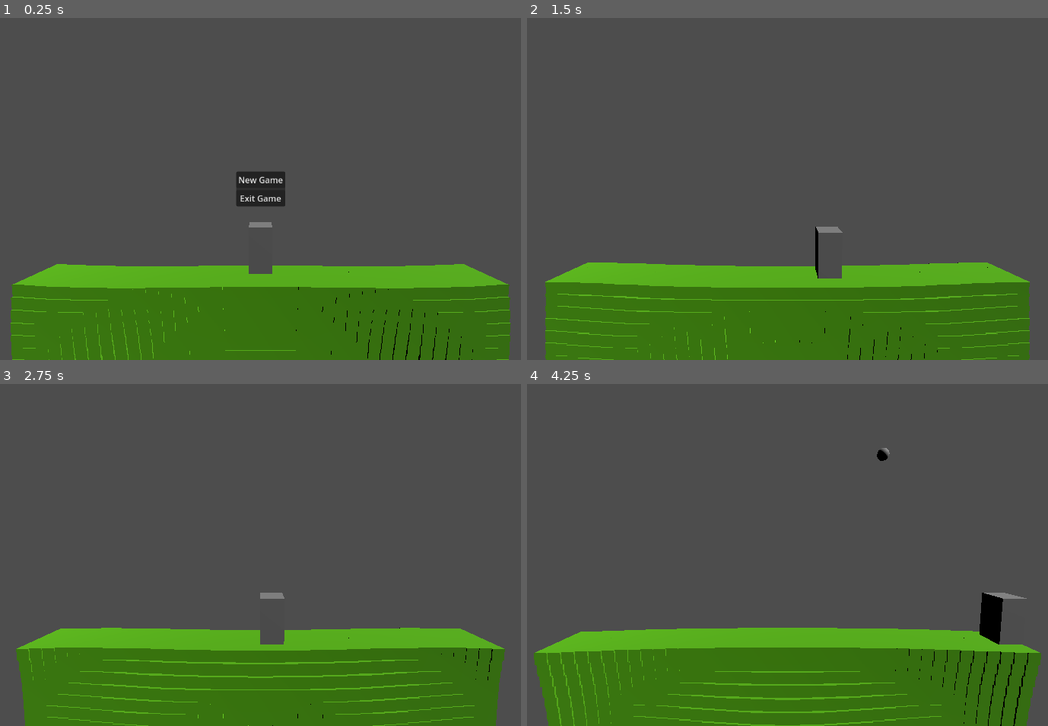
Above: before the commit, frames 1-4 (two rows, left to right).
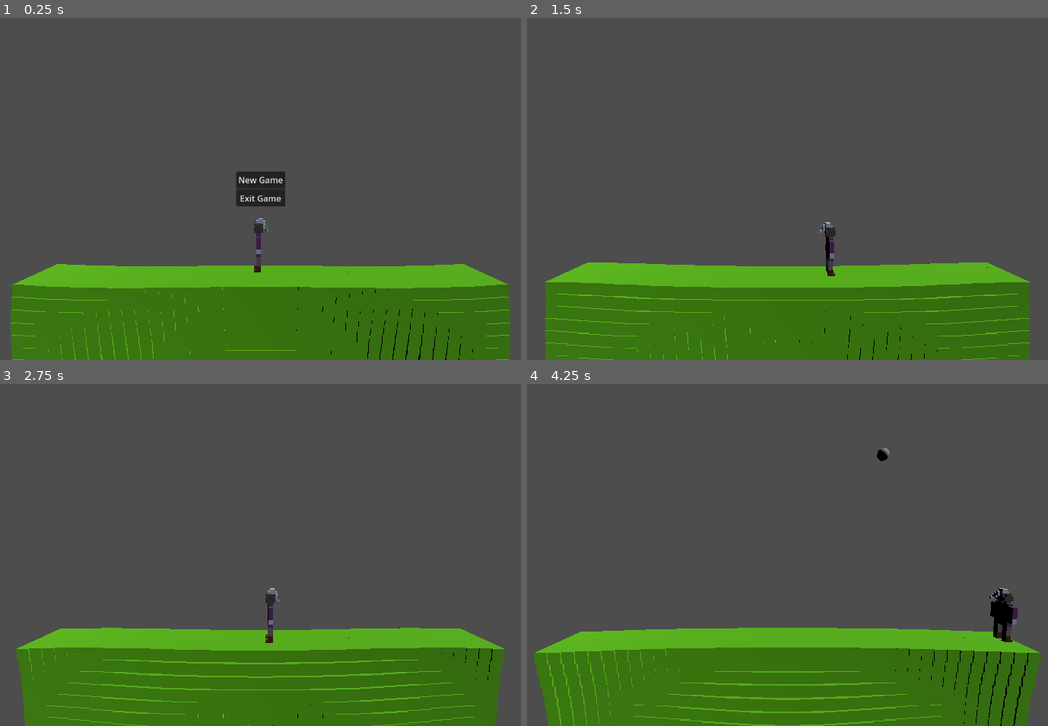
Above: after the commit, the same moments.

Repository: Morswin/NasuPollo
Game: Godot game, scene res://game.tscn
Two runs of this game, one before a commit and one after it. Both use one fixed random seed, a clock stepped at 60 frames per second and the inputs below.
Inputs:
- Up to frame 1 (0.25 s): no input
- Up to frame 2 (1.5 s): click "New Game" at 0.5 s; hold D (MoveRight) from 1.28 s (still down)
- Up to frame 3 (2.75 s): tap Space (Jump) at 1.52, 2.27 s; release D (MoveRight) at 2.03 s; hold A (MoveLeft) from 2.03 s (still down)
- Up to frame 4 (4.25 s): release A (MoveLeft) at 2.78 s; hold D (MoveRight) from 2.78 s (still down); tap Space (Jump) at 3.77 s

The runs differ from the first frame. In frame 1, 0.3% of the frame differs, in the area x 47-53%, y 58-75%; in frame 2, 0.5%; in frame 3, 0.4%; in frame 4, 0.8%, in the area x 86-96%, y 59-77%.

Commit message:
Added placeholder character model
No animations and unpolished

Diff:
--- a/nasupollo/player.gd
+++ b/nasupollo/character/player.gd
@@ -25,6 +25,10 @@
 				velocity.x = lerp(velocity.x, 0.0, self.FRICTION)
 			else:
 				velocity.x = lerp(velocity.x, 0.0, self.FRICTION_AIR)
+		if velocity.x < 0.0:
+			rotation.y = deg_to_rad(0.0)
+		elif velocity.x > 0.0:
+			rotation.y = deg_to_rad(180.0)
 		if is_on_floor() and Input.is_action_just_pressed("Jump"):
 			velocity.y += self.JUMP
 		velocity.y -= self.GRAVITY * delta
--- a/nasupollo/game.tscn
+++ b/nasupollo/game.tscn
@@ -1,7 +1,8 @@
-[gd_scene load_steps=6 format=3 uid="uid://cgl8ae6vc5nsa"]
+[gd_scene load_steps=7 format=3 uid="uid://cgl8ae6vc5nsa"]
 
-[ext_resource type="Script" uid="uid://uu8wflpl3s8f" path="res://player.gd" id="1_80nbo"]
+[ext_resource type="Script" uid="uid://uu8wflpl3s8f" path="res://character/player.gd" id="1_80nbo"]
 [ext_resource type="Script" uid="uid://vdspuepjdl2j" path="res://game.gd" id="1_feb5d"]
+[ext_resource type="PackedScene" uid="uid://dafexo1eqv7km" path="res://character/character_placeholder.glb" id="3_fc0e3"]
 [ext_resource type="PackedScene" uid="uid://bd1da7ai41vl0" path="res://terrain/terrain.tscn" id="3_feb5d"]
 
 [sub_resource type="BoxShape3D" id="BoxShape3D_mwb40"]
@@ -45,8 +46,8 @@
 collision_layer = 2
 script = ExtResource("1_80nbo")
 
-[node name="CSGBox3D" type="CSGBox3D" parent="Player"]
-size = Vector3(0.5, 1, 0.5)
+[node name="character_placeholder" parent="Player" instance=ExtResource("3_fc0e3")]
+transform = Transform3D(-4.37114e-08, 0, -1, 0, 1, 0, 1, 0, -4.37114e-08, -0.137036, -0.508496, 0.00840598)
 
 [node name="CollisionShape3D" type="CollisionShape3D" parent="Player"]
 shape = SubResource("BoxShape3D_mwb40")
Not shown, added: nasupollo/character/character_placeholder.blend.import
Binary file added: nasupollo/character/character_placeholder.glb
Not shown, added: nasupollo/character/character_placeholder.glb.import
Not shown, added: nasupollo/character/character_placeholder.gltf
Not shown, added: nasupollo/character/character_placeholder.gltf.import
Binary file added: nasupollo/character/character_placeholder_0.png
Not shown, added: nasupollo/character/character_placeholder_0.png.import
Binary file added: nasupollo/character/character_placeholder_Image_0.png
Not shown, added: nasupollo/character/character_placeholder_Image_0.png.import
Renamed: nasupollo/player.gd.uid -> nasupollo/character/player.gd.uid
Binary file added: nasupollo/character/textures/Image_0.png
Not shown, added: nasupollo/character/textures/Image_0.png.import
(and 4 more such lines)
